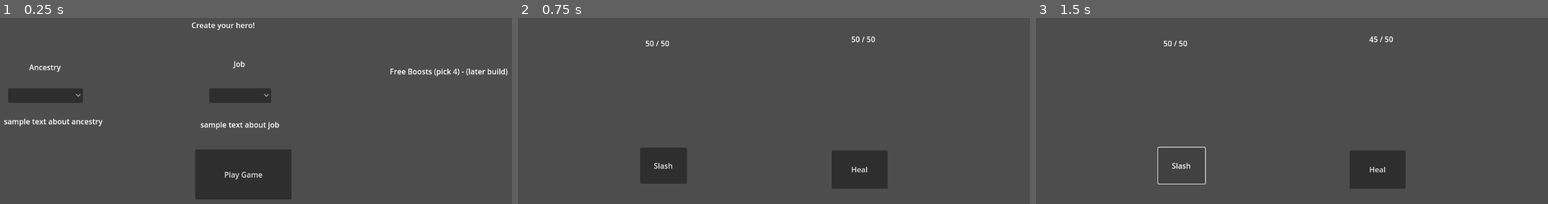
Above: before the commit, frames 1-3 (left to right).
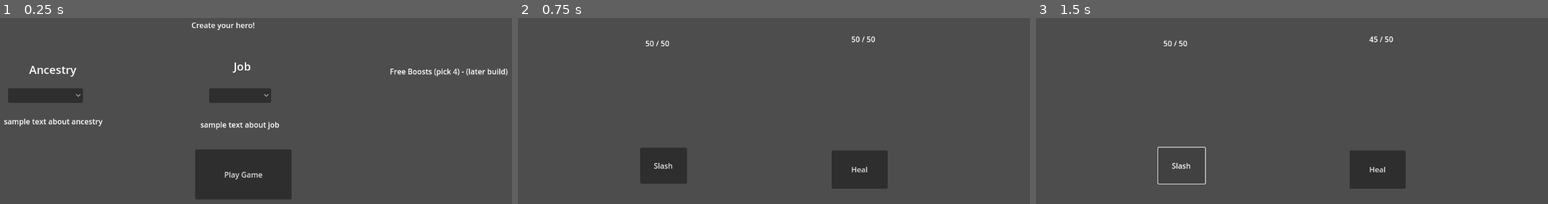
Above: after the commit, the same moments.

Repository: CawsualCrow/Capstone
Game: Godot game, scene res://Scenes/main.tscn
Same seed, same stepped clock (60 frames per second), same inputs: the game is played once before the commit and once after it.
Inputs:
- Up to frame 1 (0.25 s): no input
- Up to frame 2 (0.75 s): click "Play Game" at 0.5 s
- Up to frame 3 (1.5 s): click "Slash" at 1.25 s

The runs differ from the first frame. In frame 1, 0.4% of the frame differs, in the area x 5-49%, y 23-32%; in frame 2, nothing differs; in frame 3, nothing differs.

Commit message:
Update main.tscn
change text size

Diff:
--- a/samplecombatloop - Copy/Scenes/main.tscn
+++ b/samplecombatloop - Copy/Scenes/main.tscn
@@ -60,7 +60,6 @@
 script = ExtResource("8_344ge")
 
 [node name="Character Creator" type="CanvasLayer" parent="."]
-visible = false
 
 [node name="CC_Title" type="Label" parent="Character Creator"]
 offset_left = 441.0
@@ -74,6 +73,7 @@
 offset_top = 225.0
 offset_right = 162.0
 offset_bottom = 248.0
+theme_override_font_sizes/font_size = 24
 text = "Ancestry"
 
 [node name="Job_Title" type="Label" parent="Character Creator"]
@@ -81,6 +81,7 @@
 offset_top = 218.0
 offset_right = 571.0
 offset_bottom = 241.0
+theme_override_font_sizes/font_size = 24
 text = "Job"
 
 [node name="Boost_Title" type="Label" parent="Character Creator"]
